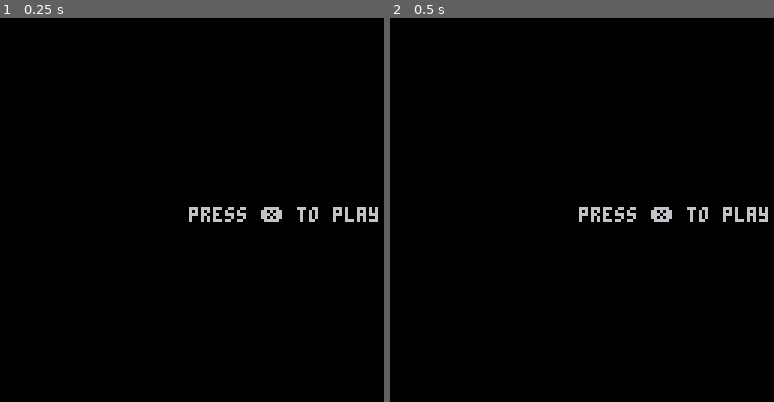
Above: before the commit, frames 1-2 (left to right).
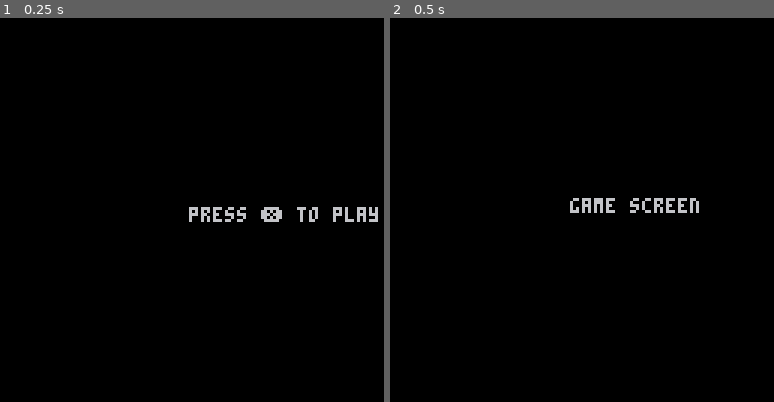
Above: after the commit, the same moments.

Repository: barddev/moonshot
Game: PICO-8 cartridge moonshot.p8
The game is run twice, just before and just after one commit, with the same random seed, the same clock (stepped at 60 frames per second) and the same inputs.
Inputs:
- Up to frame 1 (0.25 s): no input
- Up to frame 2 (0.5 s): tap X (X key) at 0.33 s

Frame 1 is identical in both runs. In frame 2, 1.3% of the frame differs, in the area x 46-99%, y 46-54%.

Commit message:
now has two states menu and game

Diff:
--- a/moonshot.p8
+++ b/moonshot.p8
@@ -1,6 +1,14 @@
 pico-8 cartridge // http://www.pico-8.com
 version 29
 __lua__
+-- less confusing
+btn_left=0
+btn_right=1
+btn_up=2
+btn_down=3
+btn_0=4
+btn_x=5
+
 -- main
 
 function _init()
@@ -8,13 +16,17 @@
 end
 
 function _update()
-  if state=="menu" then
-    menu_update()
+  if state=="game" then
+    game_update()
+  elseif state=="menu" then
+  		menu_update()
   end
 end
 
 function _draw()
-  if state=="menu" then
+  if state=="game" then
+    game_draw()
+  elseif state=="menu" then
     menu_draw()
   end
 end
@@ -22,11 +34,25 @@
 -- menu
 
 function menu_update()
+  if btnp(btn_x) then
+    state="game"
+  end
 end
 
 function menu_draw()
   cls()
   print("press ❎ to play", 63, 63)
+end
+-->8
+-- game
+
+function game_update()
+
+end
+
+function game_draw()
+  cls()
+  print("game screen", 60, 60)
 end
 __gfx__
 0000000000bbb0000000000000000000000000000000000000000000000000000000000000000000000000000000000000000000000000000000000000000000
@@ -38,19 +64,19 @@
 00000000000bbb000000000000000000000000000000000000000000000000000000000000000000000000000000000000000000000000000000000000000000
 0000000000bbb0000000000000000000000000000000000000000000000000000000000000000000000000000000000000000000000000000000000000000000
 00000000000000000000000000000000000000000000000000000000000000000000000000000000000000000000000000000000000000000000000000000000
+000ed000000000000000000000000000000000000000000000000000000000000000000000000000000000000000000000000000000000000000000000000000
+00deee00000000000000000000000000000000000000000000000000000000000000000000000000000000000000000000000000000000000000000000000000
+0ddeedd0000000000000000000000000000000000000000000000000000000000000000000000000000000000000000000000000000000000000000000000000
+0eeeeed0000000000000000000000000000000000000000000000000000000000000000000000000000000000000000000000000000000000000000000000000
+0eedeee0000000000000000000000000000000000000000000000000000000000000000000000000000000000000000000000000000000000000000000000000
+0deddee0000000000000000000000000000000000000000000000000000000000000000000000000000000000000000000000000000000000000000000000000
+00deee00000000000000000000000000000000000000000000000000000000000000000000000000000000000000000000000000000000000000000000000000
 00000000000000000000000000000000000000000000000000000000000000000000000000000000000000000000000000000000000000000000000000000000
-00000000000000000000000000000000000000000000000000000000000000000000000000000000000000000000000000000000000000000000000000000000
-00000000000000000000000000000000000000000000000000000000000000000000000000000000000000000000000000000000000000000000000000000000
-00000000000000000000000000000000000000000000000000000000000000000000000000000000000000000000000000000000000000000000000000000000
-00000000000000000000000000000000000000000000000000000000000000000000000000000000000000000000000000000000000000000000000000000000
-00000000000000000000000000000000000000000000000000000000000000000000000000000000000000000000000000000000000000000000000000000000
-00000000000000000000000000000000000000000000000000000000000000000000000000000000000000000000000000000000000000000000000000000000
-00000000000000000000000000000000000000000000000000000000000000000000000000000000000000000000000000000000000000000000000000000000
-00000000000000000000000000000000000000000000000000000000000000000000000000000000000000000000000000000000000000000000000000000000
-00000000000000000000000000000000000000000000000000000000000000000000000000000000000000000000000000000000000000000000000000000000
-00000000000000000000000000000000000000000000000000000000000000000000000000000000000000000000000000000000000000000000000000000000
-00000000000000000000000000000000000000000000000000000000000000000000000000000000000000000000000000000000000000000000000000000000
-00000000000000000000000000000000000000000000000000000000000000000000000000000000000000000000000000000000000000000000000000000000
+00900000000000000000000000000000000000000000000000000000000000000000000000000000000000000000000000000000000000000000000000000000
+00099900000000000000000000000000000000000000000000000000000000000000000000000000000000000000000000000000000000000000000000000000
+00999900000000000000000000000000000000000000000000000000000000000000000000000000000000000000000000000000000000000000000000000000
+00099900000000000000000000000000000000000000000000000000000000000000000000000000000000000000000000000000000000000000000000000000
+00900000000000000000000000000000000000000000000000000000000000000000000000000000000000000000000000000000000000000000000000000000
 00000000000000000000000000000000000000000000000000000000000000000000000000000000000000000000000000000000000000000000000000000000
 00000000000000000000000000000000000000000000000000000000000000000000000000000000000000000000000000000000000000000000000000000000
 00000000000000000000000000000000000000000000000000000000000000000000000000000000000000000000000000000000000000000000000000000000
